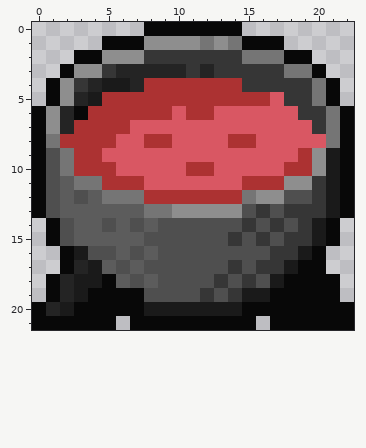
Pixel-art sprite: Assets/Sprites/cauldron.png. Above: the version before the commit.
The file is 23x22 pixels. Colours within 5 levels of each other are drawn and written as one.
After:
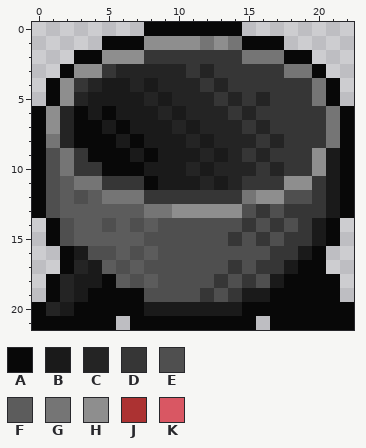
Palette (. is transparent): A #080808  B #1a1a1a  C #242424  D #363636  E #4f4f4f  F #5c5c5c  G #757575  H #8e8e8e  J #ac3232  K #d95763
Message: Separate cauldron and liquid
Diff:
Colour J gives way to colour A in row 6 at x 5; in row 7 at x 3 to 4 and 6; in row 8 at x 3 to 5; in row 9 at x 4; in row 10 at x 5.
Colour K gives way to colour A in row 8 at x 7; in row 9 at x 5 to 6 and 8; in row 10 at x 6 to 7; in row 11 at x 8.
Colour J gives way to colour B in row 4 at x 8; in row 5 at x 5 to 7 and 9; in row 6 at x 4 and 6 to 8; in row 7 at x 5; in row 8 at x 8 to 9; in row 10 at x 12.
Colour K gives way to colour B in row 6 at x 10; in row 7 at x 7 to 9 and 11; in row 8 at x 6, 10 and 12; in row 9 at x 7, 9 to 11 and 13; in row 10 at x 8 to 10; in row 11 at x 9 to 11 and 13.
Colour J gives way to colour C in row 4 at x 9 to 11 and 13; in row 5 at x 8, 10 to 12, 14 and 16; in row 6 at x 9 and 11 to 12; in row 8 at x 2 and 14 to 15; in row 10 at x 11.
Colour K gives way to colour C in row 6 at x 13 and 15; in row 7 at x 10, 12 to 14 and 16; in row 8 at x 11, 13 and 17; in row 9 at x 12, 14 and 16; in row 10 at x 13 to 15 and 17; in row 11 at x 12 and 14.
Colour J gives way to colour D in row 4 at x 12 and 14; in row 5 at x 13 and 15; in row 9 at x 3 and 19; in row 10 at x 3 to 4 and 18 to 19; in row 11 at x 5 to 7 and 15 to 17; in row 12 at x 8 to 14.
Colour K gives way to colour D in row 5 at x 17; in row 6 at x 14 and 16 to 18; in row 7 at x 15 and 17 to 19; in row 8 at x 16 and 18 to 20; in row 9 at x 15 and 17 to 18; in row 10 at x 16.
